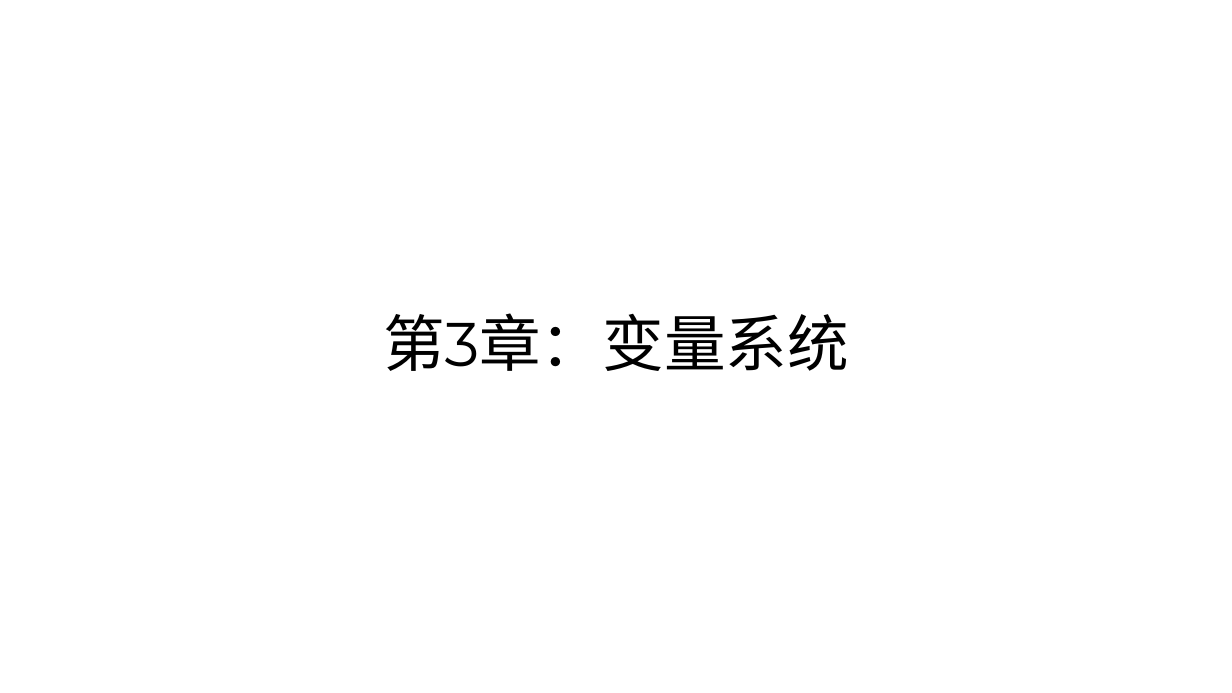
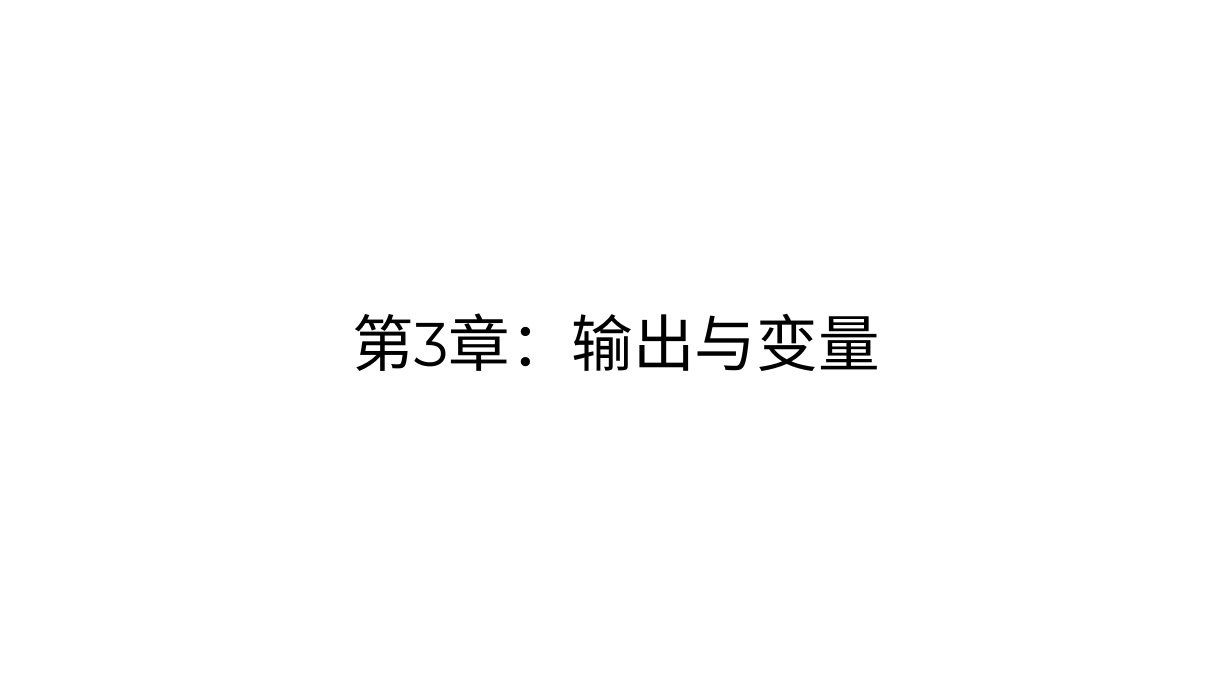
Before and after one commit to parallel101/course, a slide deck: slide 29 of 11/slides.pptx. Drawn at 1232x693 pixels with LibreOffice and Linux fonts; fonts in the diff are those of the drawing. Boxes give left, top, right and bottom in pixels: in the first picture for what was removed or moved away, otherwise in the second. Text is boxed around its words. In the diff, an @@ line names an element or a change of style, - is before the commit and + after.

```diff
--- a/11/slides.pptx
+++ b/11/slides.pptx
@@ title at (352,313,879,371): text changed @@
-第3章：变量系统
+第3章：输出与变量
```
Also in this commit, not shown: 3 slides added, 12 other files.
